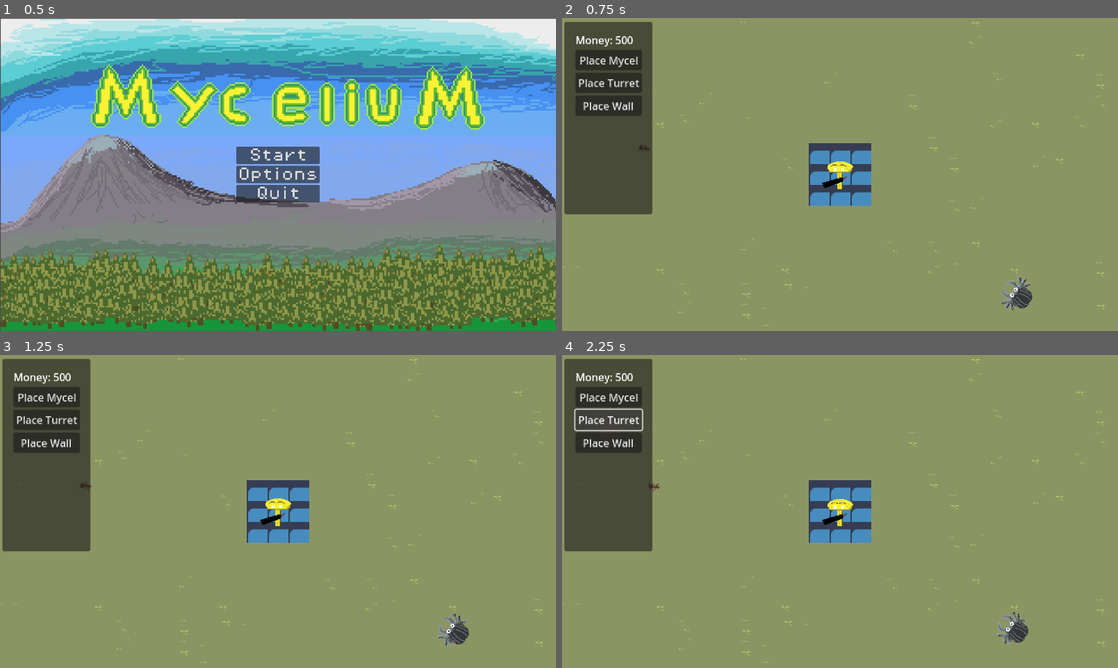
Above: before the commit, frames 1-4 (two rows, left to right).
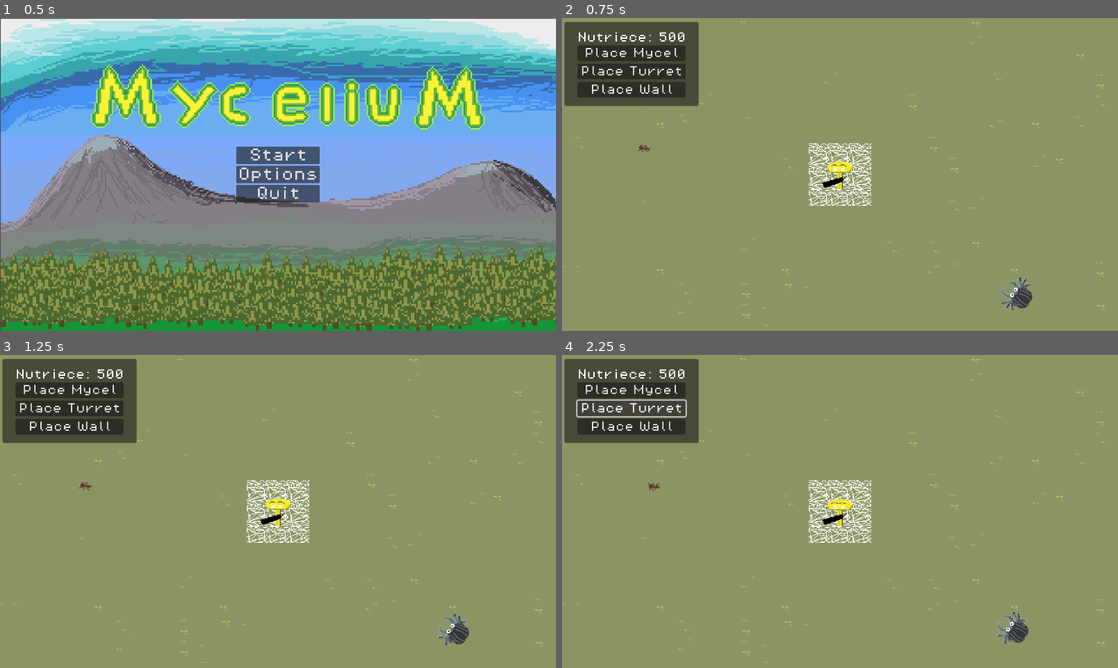
Above: after the commit, the same moments.

Repository: antax07/Tomteglass
Game: Godot game, scene res://scenes/main_menu.tscn
Same seed, same stepped clock (60 frames per second), same inputs: the game is played once before the commit and once after it. The engine's default icon, where the game draws it, is replaced by a stand-in: a white triangle on a blue panel in a dark square.
Inputs:
- Up to frame 1 (0.5 s): no input
- Up to frame 2 (0.75 s): click "Start" at 0.5 s
- Up to frame 3 (1.25 s): no input
- Up to frame 4 (2.25 s): click "Place Mycel" at 1.25 s; click "Place Turret" at 2 s

Frame 1 is identical in both runs. In frame 2, 11% of the frame differs, in the area x 0-56%, y 1-63%; in frame 3, 11%; in frame 4, 12%.

Commit message:
asdfasdfasdfas

Diff:
--- a/scenes/base_insect.tscn
+++ b/scenes/base_insect.tscn
@@ -192,7 +192,7 @@
 sprite_frames = SubResource("SpriteFrames_k4hwo")
 animation = &"attack"
 autoplay = "walk"
-frame_progress = 0.431087
+frame_progress = 0.494563
 
 [node name="CollisionShape2D" type="CollisionShape2D" parent="."]
 shape = SubResource("RectangleShape2D_m7nk1")
--- a/scenes/main_menu.tscn
+++ b/scenes/main_menu.tscn
@@ -102,7 +102,7 @@
 scale = Vector2(4.05, 4.05)
 sprite_frames = SubResource("SpriteFrames_4ivk0")
 autoplay = "default"
-frame_progress = 0.132051
+frame_progress = 0.0324571
 
 [connection signal="pressed" from="VBoxContainer/StartButton" to="." method="_on_start_button_pressed"]
 [connection signal="pressed" from="VBoxContainer/OptionsButton" to="." method="_on_options_button_pressed"]
--- a/scenes/mycel.tscn
+++ b/scenes/mycel.tscn
@@ -1,10 +1,8 @@
 [gd_scene load_steps=2 format=3 uid="uid://c6hwbcwwio6ro"]
 
-[ext_resource type="Texture2D" uid="uid://c3u4ayn3j1sxr" path="res://icon.svg" id="1_7vms5"]
+[ext_resource type="Texture2D" uid="uid://boc0lh7o7ftes" path="res://assets/sprites/mycel.png" id="1_uxhhd"]
 
 [node name="Mycel" type="Area2D"]
 
 [node name="Sprite2D" type="Sprite2D" parent="."]
-texture = ExtResource("1_7vms5")
-region_enabled = true
-region_rect = Rect2(18.315, 12.795, 32, 32)
+texture = ExtResource("1_uxhhd")
--- a/scenes/strong_insect.tscn
+++ b/scenes/strong_insect.tscn
@@ -19,10 +19,6 @@
 [sub_resource type="AtlasTexture" id="AtlasTexture_8w8s3"]
 atlas = ExtResource("3_tk7ii")
 region = Rect2(384, 0, 64, 64)
-
-[sub_resource type="AtlasTexture" id="AtlasTexture_7j1ef"]
-atlas = ExtResource("3_tk7ii")
-region = Rect2(448, 0, 64, 64)
 
 [sub_resource type="AtlasTexture" id="AtlasTexture_4oeja"]
 atlas = ExtResource("3_tk7ii")
@@ -80,6 +76,10 @@
 atlas = ExtResource("3_tk7ii")
 region = Rect2(1344, 0, 64, 64)
 
+[sub_resource type="AtlasTexture" id="AtlasTexture_qe5n2"]
+atlas = ExtResource("3_tk7ii")
+region = Rect2(448, 0, 64, 64)
+
 [sub_resource type="AtlasTexture" id="AtlasTexture_bj8yp"]
 atlas = ExtResource("3_tk7ii")
 region = Rect2(0, 0, 64, 64)
@@ -112,9 +112,6 @@
 "speed": 5.0
 }, {
 "frames": [{
-"duration": 1.0,
-"texture": SubResource("AtlasTexture_7j1ef")
-}, {
 "duration": 1.0,
 "texture": SubResource("AtlasTexture_4oeja")
 }, {
@@ -163,6 +160,14 @@
 }, {
 "frames": [{
 "duration": 1.0,
+"texture": SubResource("AtlasTexture_qe5n2")
+}],
+"loop": true,
+"name": &"hurt",
+"speed": 5.0
+}, {
+"frames": [{
+"duration": 1.0,
 "texture": SubResource("AtlasTexture_bj8yp")
 }, {
 "duration": 1.0,
@@ -182,7 +187,7 @@
 [node name="AnimatedSprite2D" parent="." index="0"]
 rotation = 1.5708
 sprite_frames = SubResource("SpriteFrames_sldy8")
-animation = &"death"
+animation = &"hurt"
 frame_progress = 0.0
 
 [node name="CollisionShape2D" parent="." index="1"]
--- a/scenes/ui.tscn
+++ b/scenes/ui.tscn
@@ -1,6 +1,7 @@
-[gd_scene load_steps=2 format=3 uid="uid://dy8wv0viambpc"]
+[gd_scene load_steps=3 format=3 uid="uid://dy8wv0viambpc"]
 
 [ext_resource type="Script" path="res://scripts/ui.gd" id="1_dyxyl"]
+[ext_resource type="FontFile" uid="uid://domppl16314ho" path="res://assets/fonts/PixelOperator8.ttf" id="2_30mfx"]
 
 [node name="UI" type="Control"]
 layout_mode = 3
@@ -15,8 +16,8 @@
 layout_mode = 0
 offset_left = 6.0
 offset_top = 6.0
-offset_right = 141.0
-offset_bottom = 301.0
+offset_right = 212.0
+offset_bottom = 135.0
 
 [node name="VBoxContainer" type="VBoxContainer" parent="Panel"]
 layout_mode = 1
@@ -31,18 +32,26 @@
 
 [node name="MoneyLabel" type="Label" parent="Panel/VBoxContainer"]
 layout_mode = 2
-text = "Money: 0"
+theme_override_fonts/font = ExtResource("2_30mfx")
+theme_override_font_sizes/font_size = 16
+text = "Nutriece: 0"
 
 [node name="MycelButton" type="Button" parent="Panel/VBoxContainer"]
 layout_mode = 2
+theme_override_fonts/font = ExtResource("2_30mfx")
+theme_override_font_sizes/font_size = 16
 text = "Place Mycel"
 
 [node name="TurretButton" type="Button" parent="Panel/VBoxContainer"]
 layout_mode = 2
+theme_override_fonts/font = ExtResource("2_30mfx")
+theme_override_font_sizes/font_size = 16
 text = "Place Turret"
 
 [node name="WallButton" type="Button" parent="Panel/VBoxContainer"]
 layout_mode = 2
+theme_override_fonts/font = ExtResource("2_30mfx")
+theme_override_font_sizes/font_size = 16
 text = "Place Wall"
 
 [connection signal="pressed" from="Panel/VBoxContainer/MycelButton" to="." method="_on_mycel_button_pressed"]
--- a/scripts/base_insect.gd
+++ b/scripts/base_insect.gd
@@ -25,6 +25,7 @@
 		if attack_timer <= 0 and global_position.distance_to(target.global_position) < 20:
 			attack_timer = attack_interval
 			attack_target()
+	animated_sprite.play("walk")
 
 
 func find_nearest_mushroom() -> void:
--- a/scripts/grid.gd
+++ b/scripts/grid.gd
@@ -105,4 +105,7 @@
 	else:
 		valid = false
 
+	if build_mode == 0:
+		cursor_highlight.visible = false
+
 	cursor_highlight.texture = cursor_valid_texture if valid else cursor_invalid_texture
--- a/scripts/strong_insect.gd
+++ b/scripts/strong_insect.gd
@@ -11,3 +11,9 @@
 	if target != null:
 		target.take_damage(attack_damage)
 		animated_sprite_2d.play("dame")
+
+func take_damage(amount: int) -> void:
+	animated_sprite_2d.play("hurt")
+	health -= amount
+	if health <= 0:
+		die()
--- a/scripts/test_mycel.gd
+++ b/scripts/test_mycel.gd
@@ -14,7 +14,7 @@
 		var world_pos = camera.get_global_mouse_position()
 		grid.update_cursor_highlight(world_pos, ui.get_current_mode())
 
-	if event is InputEventMouseButton and event.pressed:
+	if event is InputEventMouseButton and event.pressed and event.button_index == MOUSE_BUTTON_LEFT:
 		var world_pos = camera.get_global_mouse_position() + Vector2(16, 16)
 		var grid_pos = grid.world_to_grid(world_pos)
 
--- a/scripts/ui.gd
+++ b/scripts/ui.gd
@@ -34,7 +34,7 @@
 	return current_mode
 
 func update_money_label() -> void:
-	money_label.text = "Money: " + str(money)
+	money_label.text = "Nutriece: " + str(money)
 
 func add_money(amount: int) -> void:
 	money += amount
Binary file added: assets/sprites/mycel.png
Not shown, added: assets/sprites/mycel.png.import
Binary file added: assets/sprites/mycel_icon.png
Not shown, added: assets/sprites/mycel_icon.png.import
